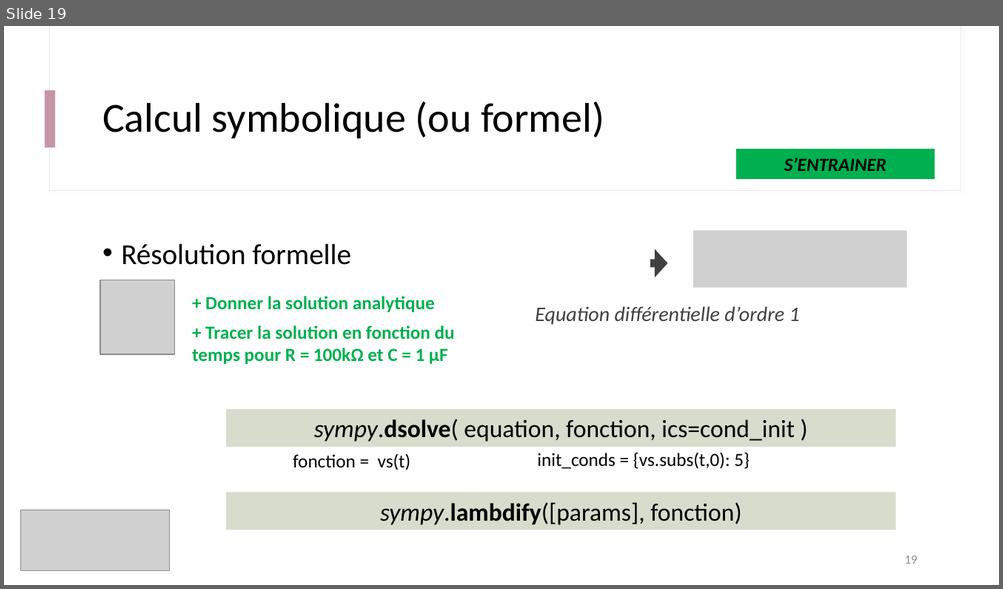
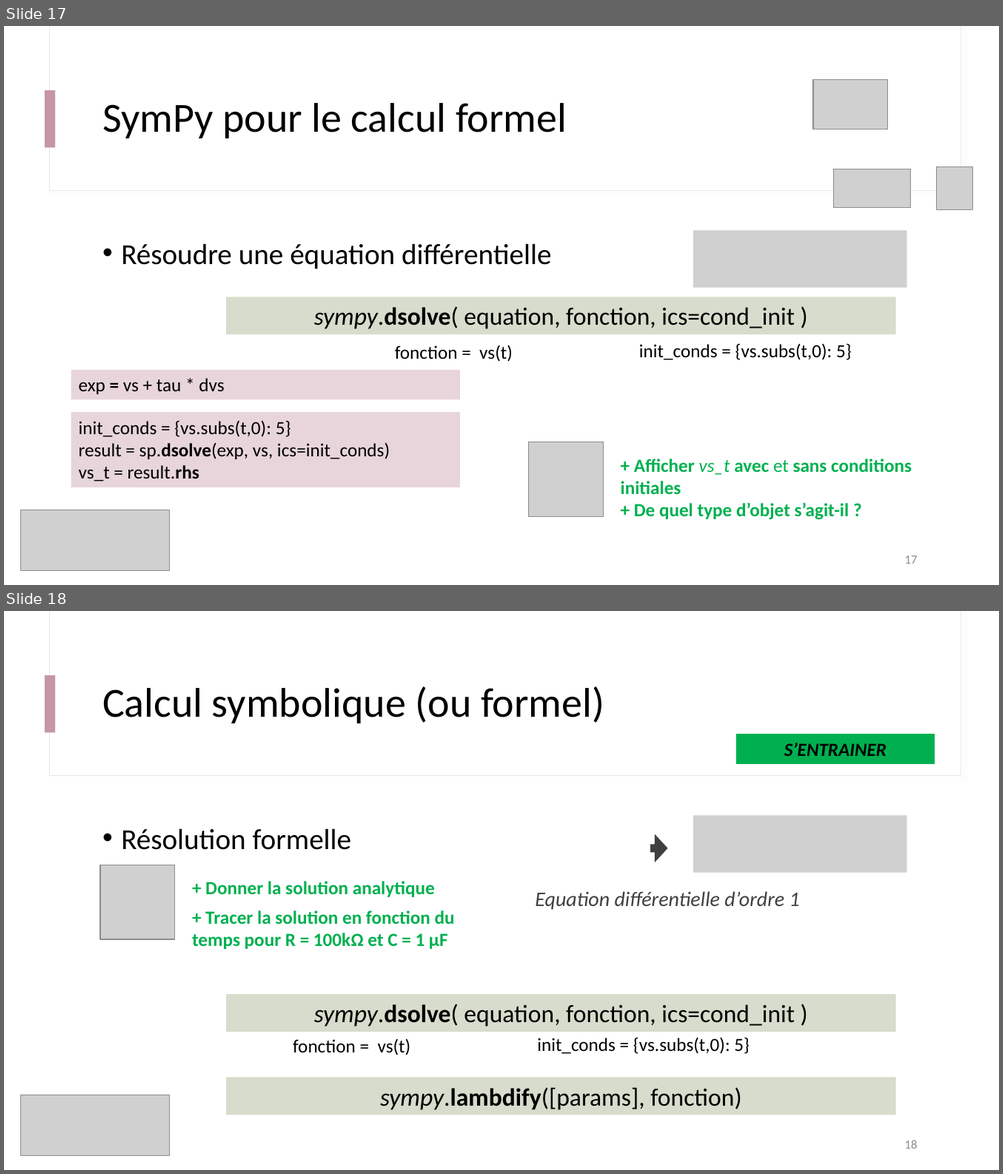
Before and after one commit to IOGS-Digital-Methods/semester-5, a slide deck: ONIP/onip_b1_methodes_numeriques/seance2_equation_diff/B1_s2_1_Approche_Symbolique.pptx. Shown one above the other, each under a label of ours: slide 19 before the commit, slides 17 and 18 after it. The pictures are 1003x589 and 1003x1174 pixels, drawn with LibreOffice and Linux fonts; fonts in the diff are those of the drawing; grey boxes stand for pictures. Boxes give left, top, right and bottom in pixels: in the first picture for what was removed or moved away, otherwise in the second. Text is boxed around its words. In the diff, an @@ line names an element or a change of style, - is before the commit and + after.

```diff
--- a/ONIP/onip_b1_methodes_numeriques/seance2_equation_diff/B1_s2_1_Approche_Symbolique.pptx
+++ b/ONIP/onip_b1_methodes_numeriques/seance2_equation_diff/B1_s2_1_Approche_Symbolique.pptx
@@ slide 17 added at box(4, 26, 999, 585), background #FFFFFF; not listed: 3 template elements that a slide beside it also shows @@
@@ picture added at box(813, 80, 888, 130) @@
@@ title added at box(102, 103, 566, 138), 40 pt, text #000000 @@
+SymPy pour le calcul formel
@@ picture added at box(833, 170, 910, 208) @@
@@ picture added at box(936, 167, 973, 210) @@
@@ text added at box(121, 244, 551, 269), 28 pt, text #000000 @@
+• Résoudre une équation différentielle
@@ picture added at box(694, 230, 908, 288) @@
@@ rectangle added at box(226, 298, 896, 335), fill #D7DCCC, 24 pt, text #000000 @@
+sympy.dsolve( equation, fonction, ics=cond_init )
@@ text added at box(395, 345, 512, 362), 18 pt, text #000000 @@
+fonction = vs(t)
@@ text added at box(639, 343, 851, 360), 18 pt, text #000000 @@
+init_conds = {vs.subs(t,0): 5}
@@ rectangle added at box(71, 370, 460, 400), fill #E8D5DC, 18 pt, text #000000 @@
+exp = vs + tau * dvs
@@ rectangle added at box(71, 412, 460, 488), fill #E8D5DC, 18 pt, text #000000 @@
+init_conds = {vs.subs(t,0): 5}
+result = sp.dsolve(exp, vs, ics=init_conds)
+vs_t = result.rhs
@@ picture added at box(529, 443, 603, 517) @@
@@ text added at box(620, 459, 911, 520), 18 pt, text #00B050, bold @@
++ Afficher vs_t avec et sans conditions initiales
++ De quel type d’objet s’agit-il ?
@@ picture added at box(20, 510, 170, 571) @@
@@ page number added at box(905, 556, 917, 564), 12 pt, text #8C8C8C @@
+17
@@ what was slide 19 is now slide 18 @@
@@ page number at box(905, 1140, 917, 1149): text changed @@
-19
+18
```
Also in this commit, not shown: 3 slides changed, 3 other files.
